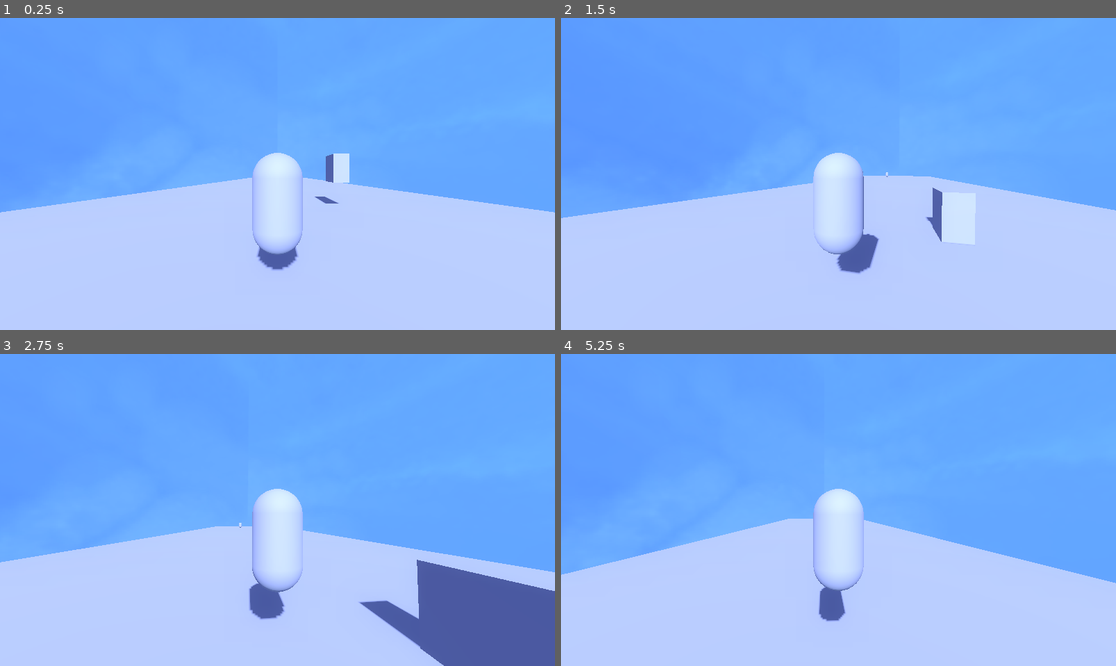
Above: before the commit, frames 1-4 (two rows, left to right).
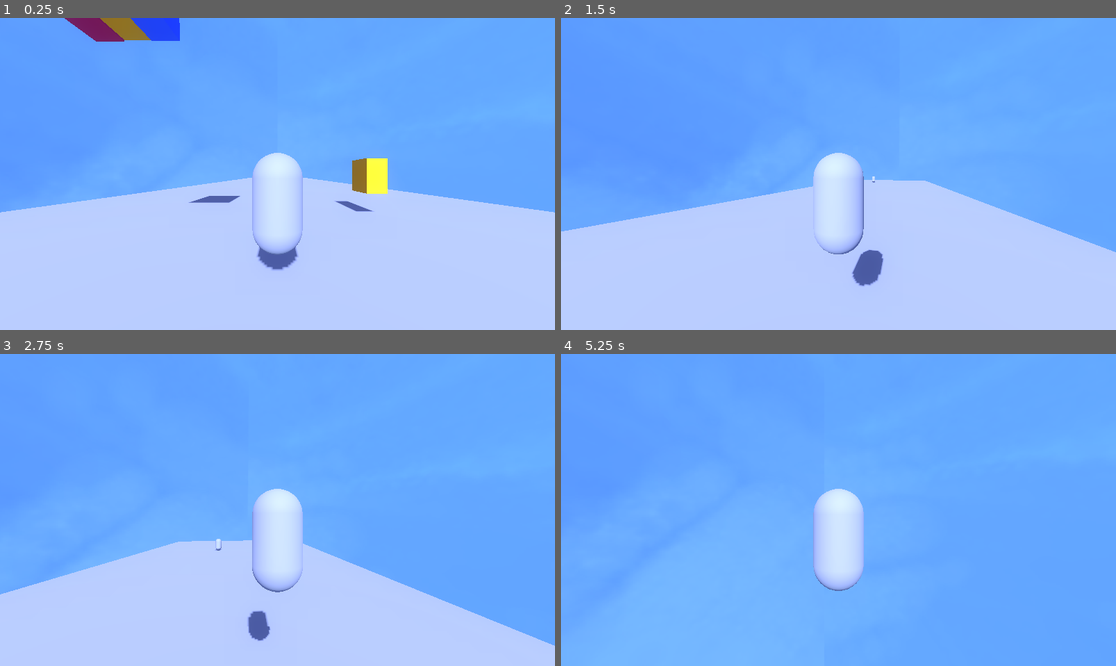
Above: after the commit, the same moments.

Repository: emeryplyler/Carrier
Game: Godot game, scene res://scenes/main.tscn
Same seed, same stepped clock (60 frames per second), same inputs: the game is played once before the commit and once after it.
Inputs (mouse positions are in pixels of both pictures, inside the frame that each line leads up to):
- Up to frame 1 (0.25 s): no input
- Up to frame 2 (1.5 s): tap Enter (ui_accept) at 0.5 s; move the mouse to (866, 174) at 0.52 s; hold W (forward) from 0.53 s (still down); right-click (866, 174) at 0.6 s; tap Space (jump) at 0.77 s; move the mouse to (810, 174) at 1.27 s; right-click (810, 174) at 1.35 s
- Up to frame 3 (2.75 s): keep holding W (forward); tap Space (jump) at 1.52 s; move the mouse to (288, 503) at 2.02 s; right-click (288, 503) at 2.1 s
- Up to frame 4 (5.25 s): keep holding W (forward); move the mouse to (832, 516) at 2.77 s; right-click (832, 516) at 2.85 s; tap Space (jump) at 3.02, 3.77, 4.52 s; move the mouse to (877, 513) at 3.52 s; right-click (877, 513) at 3.6 s; move the mouse to (794, 506) at 4.27 s; right-click (794, 506) at 4.35 s; move the mouse to (844, 510) at 5.02 s; right-click (844, 510) at 5.1 s

The runs differ from the first frame. In frame 1, 2.7% of the frame differs, in the area x 11-70%, y 0-63%; in frame 2, 5.0%; in frame 3, 14%; in frame 4, 37%, in the area x 0-100%, y 52-100%.

Commit message:
goals kind of work

Diff:
--- /dev/null
+++ b/assets/materials/cargo.tres
@@ -0,0 +1,3 @@
+[gd_resource type="StandardMaterial3D" format=3 uid="uid://b3j1rgcnwnvo"]
+
+[resource]
--- /dev/null
+++ b/assets/materials/cargo_blue.tres
@@ -0,0 +1,5 @@
+[gd_resource type="StandardMaterial3D" format=3 uid="uid://b0bclonlqxoi6"]
+
+[resource]
+resource_local_to_scene = true
+albedo_color = Color(0.243137, 0.384314, 0.901961, 1)
--- /dev/null
+++ b/assets/materials/cargo_red.tres
@@ -0,0 +1,5 @@
+[gd_resource type="StandardMaterial3D" format=3 uid="uid://c100u63jxcafq"]
+
+[resource]
+resource_local_to_scene = true
+albedo_color = Color(0.8, 0.121569, 0.301961, 1)
--- /dev/null
+++ b/assets/materials/cargo_yellow.tres
@@ -0,0 +1,5 @@
+[gd_resource type="StandardMaterial3D" format=3 uid="uid://cwko5tqlmv7kt"]
+
+[resource]
+resource_local_to_scene = true
+albedo_color = Color(1, 0.682353, 0, 1)
--- /dev/null
+++ b/prefabs/cargo.tscn
@@ -0,0 +1,30 @@
+[gd_scene load_steps=7 format=3 uid="uid://bumwkkgq0adxk"]
+
+[ext_resource type="Script" path="res://scripts/cargo.gd" id="1_nofgv"]
+[ext_resource type="Material" uid="uid://b0bclonlqxoi6" path="res://assets/materials/cargo_blue.tres" id="2_sd1rn"]
+[ext_resource type="Material" uid="uid://c100u63jxcafq" path="res://assets/materials/cargo_red.tres" id="2_wigm7"]
+[ext_resource type="Material" uid="uid://cwko5tqlmv7kt" path="res://assets/materials/cargo_yellow.tres" id="3_uo3qo"]
+
+[sub_resource type="BoxShape3D" id="BoxShape3D_dnrsj"]
+size = Vector3(1, 1.75, 2)
+
+[sub_resource type="BoxMesh" id="BoxMesh_he3gw"]
+resource_local_to_scene = true
+material = ExtResource("2_sd1rn")
+size = Vector3(1, 1.75, 2)
+
+[node name="Cargo" type="RigidBody3D"]
+collision_mask = 3
+script = ExtResource("1_nofgv")
+red = ExtResource("2_wigm7")
+yellow = ExtResource("3_uo3qo")
+blue = ExtResource("2_sd1rn")
+
+[node name="CollisionShape3D" type="CollisionShape3D" parent="."]
+shape = SubResource("BoxShape3D_dnrsj")
+
+[node name="GrabPoint" type="Node3D" parent="CollisionShape3D"]
+transform = Transform3D(1, 0, 0, 0, 1, 0, 0, 0, 1, 0.5, 0.85, 0)
+
+[node name="MeshInstance3D" type="MeshInstance3D" parent="."]
+mesh = SubResource("BoxMesh_he3gw")
--- a/prefabs/goal.tscn
+++ b/prefabs/goal.tscn
@@ -1,13 +1,17 @@
-[gd_scene load_steps=4 format=3 uid="uid://coeqpr44e7306"]
+[gd_scene load_steps=5 format=3 uid="uid://coeqpr44e7306"]
+
+[ext_resource type="Script" path="res://scripts/goal.gd" id="1_2rww6"]
 
 [sub_resource type="CapsuleMesh" id="CapsuleMesh_8d476"]
 
 [sub_resource type="CapsuleShape3D" id="CapsuleShape3D_38h3g"]
 
 [sub_resource type="CylinderShape3D" id="CylinderShape3D_3623m"]
-radius = 5.90111
+height = 3.453
+radius = 3.8
 
 [node name="Goal" type="StaticBody3D"]
+script = ExtResource("1_2rww6")
 
 [node name="MeshInstance3D" type="MeshInstance3D" parent="."]
 mesh = SubResource("CapsuleMesh_8d476")
@@ -19,3 +23,5 @@
 
 [node name="CollisionShape3D" type="CollisionShape3D" parent="Area3D"]
 shape = SubResource("CylinderShape3D_3623m")
+
+[connection signal="body_entered" from="Area3D" to="." method="_on_area_3d_body_entered"]
--- a/prefabs/player.tscn
+++ b/prefabs/player.tscn
@@ -8,11 +8,13 @@
 [sub_resource type="CapsuleMesh" id="CapsuleMesh_jugux"]
 
 [sub_resource type="CylinderShape3D" id="CylinderShape3D_detuv"]
+height = 2.787
 radius = 2.15
 
 [node name="CharacterBody3D" type="CharacterBody3D"]
 collision_mask = 2
 script = ExtResource("1_ql552")
+SPEED = 25.0
 
 [node name="CollisionShape3D" type="CollisionShape3D" parent="."]
 shape = SubResource("CapsuleShape3D_tc0y6")
--- a/scenes/main.tscn
+++ b/scenes/main.tscn
@@ -2,18 +2,14 @@
 
 [ext_resource type="PackedScene" uid="uid://dqecjdox2hhuo" path="res://prefabs/player.tscn" id="1_k2ow1"]
 [ext_resource type="PackedScene" uid="uid://coeqpr44e7306" path="res://prefabs/goal.tscn" id="2_a1dwj"]
+[ext_resource type="PackedScene" uid="uid://bumwkkgq0adxk" path="res://prefabs/cargo.tscn" id="3_pvfr7"]
+[ext_resource type="Script" path="res://scripts/BoxEmitter.gd" id="4_v8x2l"]
 
 [sub_resource type="BoxMesh" id="BoxMesh_8rmcf"]
 size = Vector3(30, 1, 120)
 
 [sub_resource type="BoxShape3D" id="BoxShape3D_5rxsu"]
 size = Vector3(30, 1, 120)
-
-[sub_resource type="BoxShape3D" id="BoxShape3D_dnrsj"]
-size = Vector3(1, 1.75, 2)
-
-[sub_resource type="BoxMesh" id="BoxMesh_vbnbb"]
-size = Vector3(1, 1.75, 2)
 
 [node name="Main" type="Node3D"]
 
@@ -41,12 +37,9 @@
 [node name="Goal" parent="." instance=ExtResource("2_a1dwj")]
 transform = Transform3D(1, 0, 0, 0, 1, 0, 0, 0, 1, -2.87633, 1.52796, -87.2074)
 
-[node name="Cargo" type="RigidBody3D" parent="."]
-transform = Transform3D(1, 0, 0, 0, 1, 0, 0, 0, 1, 3.9079, 3.22024, -9.34239)
-collision_mask = 3
+[node name="Cargo" parent="." instance=ExtResource("3_pvfr7")]
+transform = Transform3D(1, 0, 0, 0, 1, 0, 0, 0, 1, 4.89399, 2.77284, -6.91467)
 
-[node name="CollisionShape3D" type="CollisionShape3D" parent="Cargo"]
-shape = SubResource("BoxShape3D_dnrsj")
-
-[node name="MeshInstance3D" type="MeshInstance3D" parent="Cargo"]
-mesh = SubResource("BoxMesh_vbnbb")
+[node name="BoxEmitter" type="Node3D" parent="."]
+transform = Transform3D(1, 0, 0, 0, 1, 0, 0, 0, 1, -5.01389, 8.45184, -2.24556)
+script = ExtResource("4_v8x2l")
--- /dev/null
+++ b/scripts/BoxEmitter.gd
@@ -0,0 +1,18 @@
+extends Node3D
+
+var cargo_scene: PackedScene = preload("res://prefabs/cargo.tscn")
+var num_boxes = 0
+
+# Called when the node enters the scene tree for the first time.
+func _ready():
+	randomize()
+	pass # Replace with function body.
+
+
+# Called every frame. 'delta' is the elapsed time since the previous frame.
+func _process(delta):
+	if num_boxes < 3:
+		var cargo_instance = cargo_scene.instantiate()
+		owner.add_child(cargo_instance)
+		cargo_instance.transform = self.global_transform
+		num_boxes += 1
--- /dev/null
+++ b/scripts/cargo.gd
@@ -0,0 +1,33 @@
+extends RigidBody3D
+
+@export var id: int : get = get_cargo_id, set = set_cargo_id
+@onready var mesh: MeshInstance3D = $MeshInstance3D
+#@export var red: Color # NOTE: replace these with textures later
+#@export var yellow: Color
+#@export var blue: Color
+@export var red: StandardMaterial3D
+@export var yellow: StandardMaterial3D
+@export var blue: StandardMaterial3D
+
+# Called when the node enters the scene tree for the first time.
+func _ready():
+	randomize() # init rng
+	id = randi() % 3 # 0 1 or 2
+	if id == 0:
+#		mesh.mesh.material.albedo_color = red
+		mesh.mesh.material = red
+		print("red")
+	elif id == 1:
+		mesh.mesh.material = yellow
+		print("yellow")
+	elif id == 2:
+		mesh.mesh.material = blue
+		print("blue")
+	else:
+		print("Error: id is " + str(id))
+
+func set_cargo_id(new_id: int):
+	id = new_id
+
+func get_cargo_id():
+	return id
--- /dev/null
+++ b/scripts/goal.gd
@@ -0,0 +1,23 @@
+extends StaticBody3D
+
+var id: int
+# Called when the node enters the scene tree for the first time.
+func _ready():
+	randomize() # init rng
+	id = randi() % 3 # 0 1 or 2
+
+# Called every frame. 'delta' is the elapsed time since the previous frame.
+func _process(delta):
+	pass
+
+
+func _on_area_3d_body_entered(body):
+	if body is RigidBody3D:
+		var cargo_id = body.get_cargo_id()
+		if cargo_id == null:
+			print("This isn't a package is it")
+		else:
+			if cargo_id == id:
+				print("yay thanks :3")
+			else:
+				print("i dont think this is mine")
--- a/scripts/player.gd
+++ b/scripts/player.gd
@@ -8,7 +8,7 @@
 
 @onready var object_hold_position = $ObjectHoldPosition
 var objects_in_range = []
-var held_object
+var held_object: RigidBody3D
 
 # Get the gravity from the project settings to be synced with RigidBody nodes.
 var gravity = ProjectSettings.get_setting("physics/3d/default_gravity")
@@ -31,8 +31,12 @@
 	# Handle held objects
 	if Input.is_action_just_pressed("interact"):
 		if objects_in_range.size() > 0 and not held_object: # only hold one thing at a time
+			# NOTE: check if object is cargo or not. no picking up npcs it crashes
 			held_object = objects_in_range[0] # NOTE: change later?
 			held_object.freeze_mode = RigidBody3D.FREEZE_MODE_KINEMATIC
+		elif held_object:
+			held_object.freeze_mode = RigidBody3D.FREEZE_MODE_STATIC
+			held_object = null
 
 	if held_object:
 		held_object.global_transform.origin = object_hold_position.global_transform.origin
